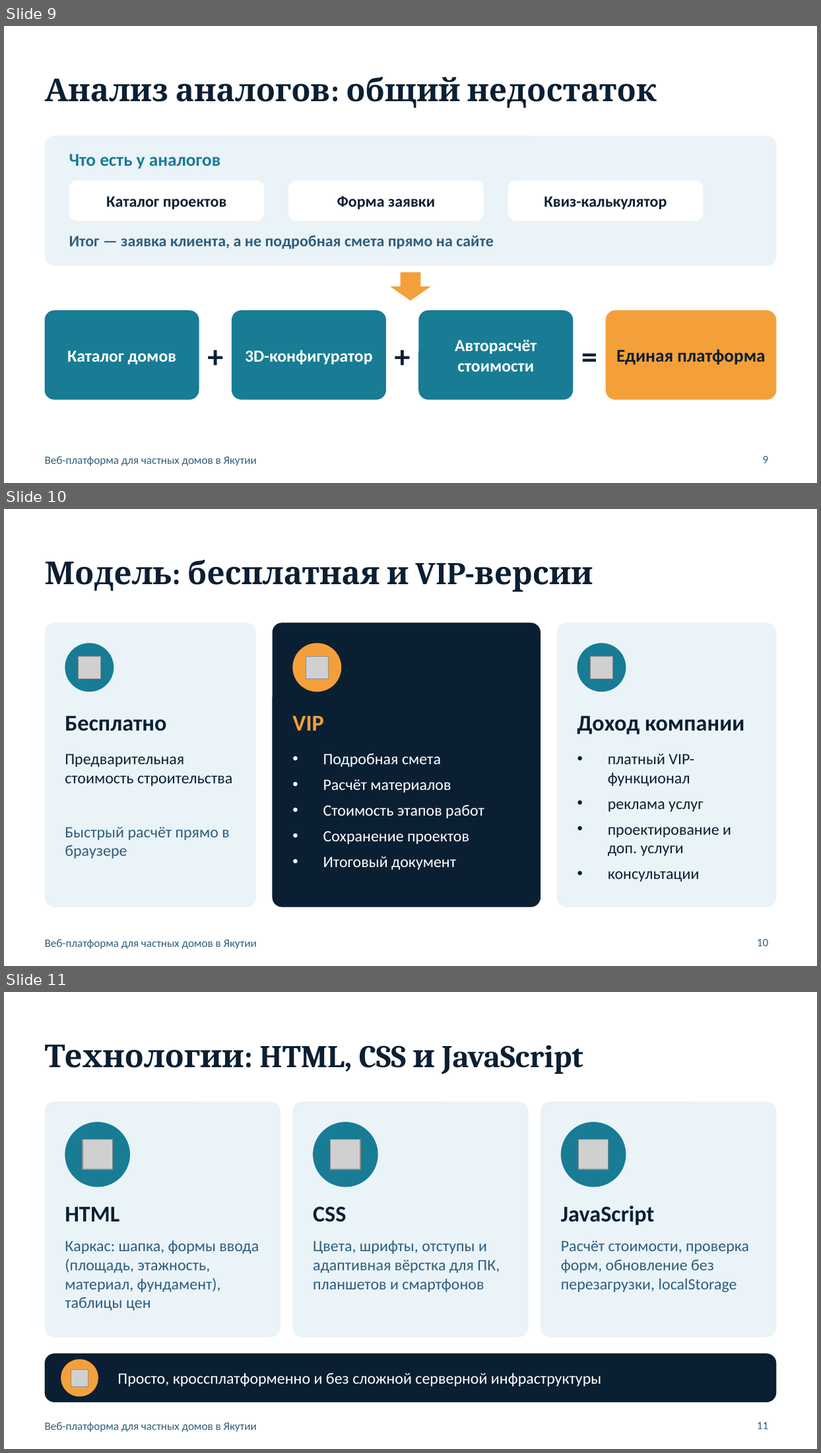
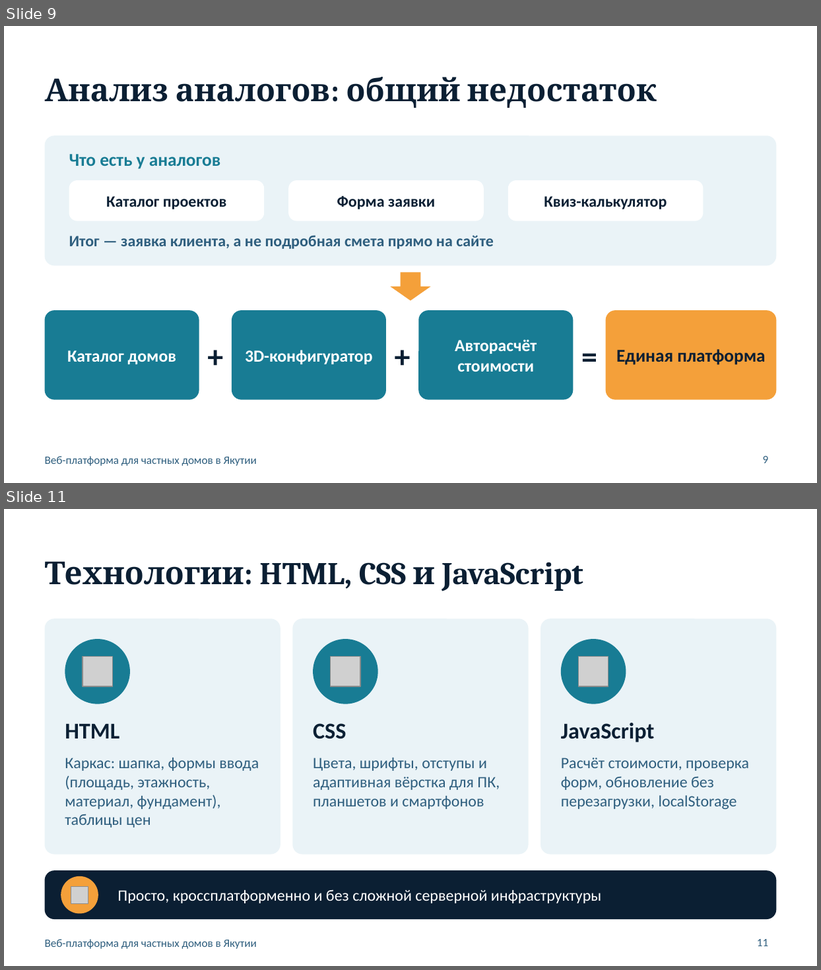
Before and after one commit to IceKtor/viktor, a slide deck: docs/Презентация_веб-платформа_Якутия.pptx. Shown one above the other, each under a label of ours: slides 9, 10 and 11 before the commit, slides 9 and 11 after it; the slides between them are not shown. The pictures are 821x1453 and 821x970 pixels, drawn with LibreOffice and Linux fonts; fonts in the diff are those of the drawing; grey boxes stand for pictures. Boxes give left, top, right and bottom in pixels: in the first picture for what was removed or moved away, otherwise in the second. Text is boxed around its words. In the diff, an @@ line names an element or a change of style, - is before the commit and + after.

```diff
--- a/docs/Презентация_веб-платформа_Якутия.pptx
+++ b/docs/Презентация_веб-платформа_Якутия.pptx
@@ slide 10 removed at (x1=4, y1=509, x2=817, y2=966), background #FFFFFF; not listed: 1 template element that a slide beside it also shows @@
@@ title removed at (x1=45, y1=560, x2=593, y2=592) @@
-Модель: бесплатная и VIP-версии
@@ rounded rectangle removed at (x1=45, y1=623, x2=256, y2=908) @@
@@ rounded rectangle removed at (x1=273, y1=623, x2=541, y2=908) @@
@@ rounded rectangle removed at (x1=557, y1=623, x2=776, y2=908) @@
@@ ellipse removed at (x1=65, y1=643, x2=114, y2=692) @@
@@ ellipse removed at (x1=292, y1=643, x2=341, y2=692) @@
@@ ellipse removed at (x1=578, y1=643, x2=626, y2=692) @@
@@ picture removed at (x1=78, y1=656, x2=101, y2=679) @@
@@ picture removed at (x1=306, y1=656, x2=329, y2=679) @@
@@ picture removed at (x1=590, y1=656, x2=613, y2=679) @@
@@ text removed at (x1=65, y1=716, x2=166, y2=731) @@
-Бесплатно
@@ text removed at (x1=292, y1=716, x2=324, y2=731) @@
-VIP
@@ text removed at (x1=578, y1=716, x2=745, y2=735) @@
-Доход компании
@@ text removed at (x1=65, y1=754, x2=232, y2=786) @@
-Предварительная стоимость строительства
@@ text removed at (x1=323, y1=753, x2=484, y2=870) @@
-• Подробная смета
-• Расчёт материалов
-• Стоимость этапов работ
-• Сохранение проектов
-• Итоговый документ
@@ text removed at (x1=608, y1=754, x2=731, y2=882) @@
-• платный VIP-функционал
-• реклама услуг
-• проектирование и доп. услуги
-• консультации
@@ text removed at (x1=65, y1=827, x2=229, y2=859) @@
-Быстрый расчёт прямо в браузере
@@ page number removed at (x1=757, y1=939, x2=768, y2=947) @@
-10
```
Also in this commit, not shown: 1 slide added, 5 other files.
